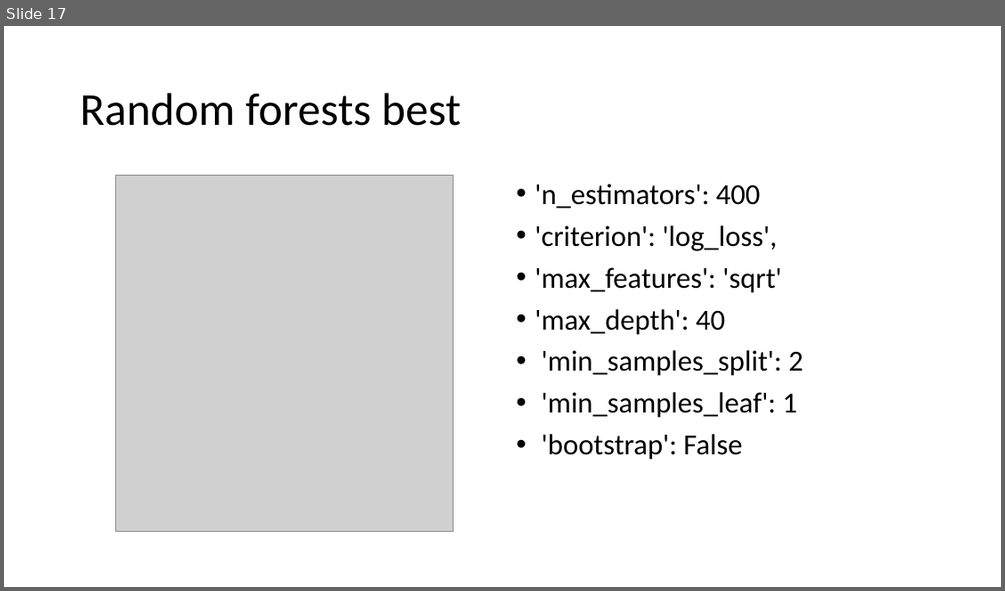
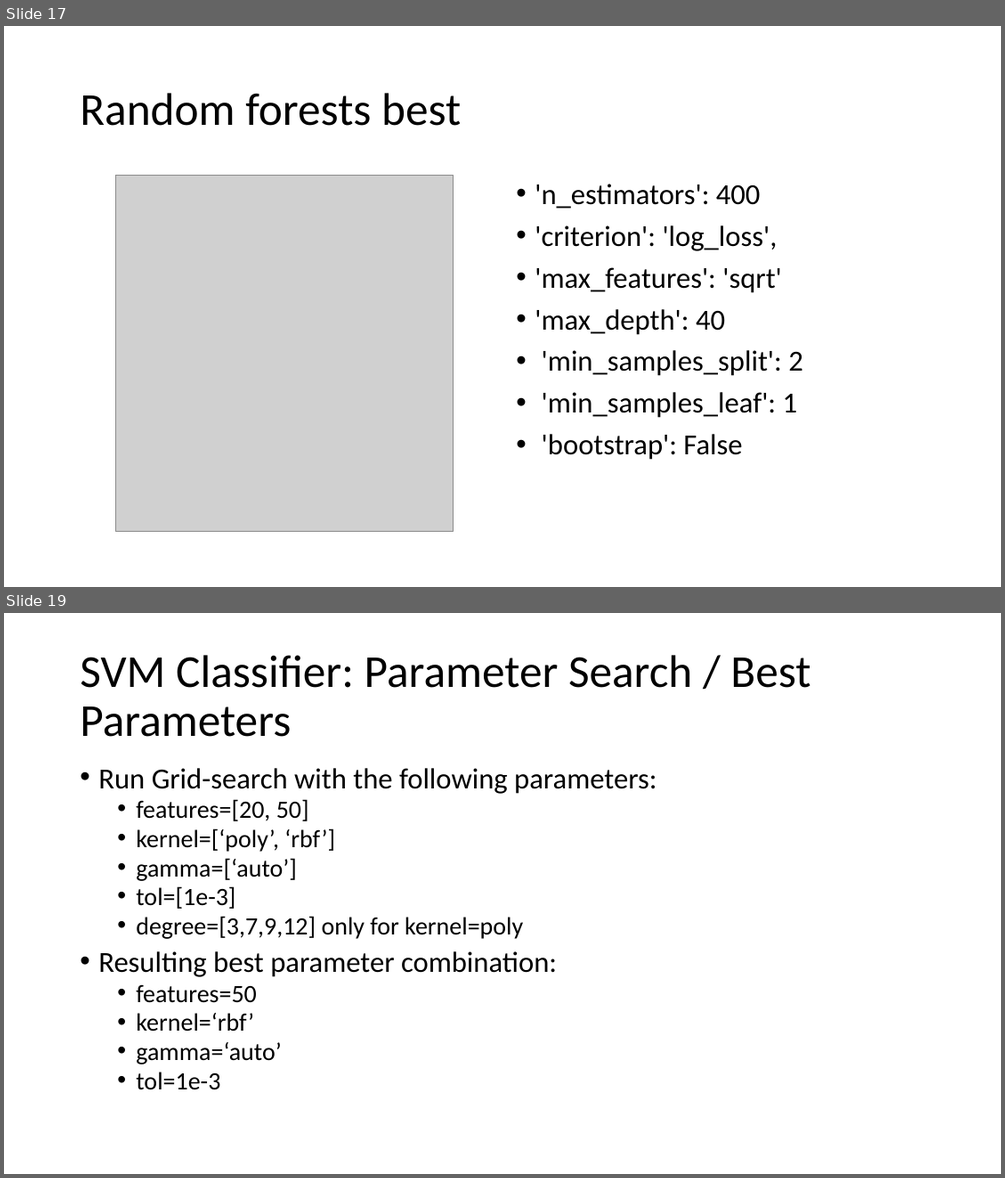
Before and after one commit to sandroassek/SS23_UE_MLPC, a slide deck: Task_3_1.pptx. Shown one above the other, each under a label of ours: slide 17 before the commit, slides 17 and 19 after it; the slides between them are not shown. The pictures are 1005x591 and 1005x1178 pixels, drawn with LibreOffice and Linux fonts; fonts in the diff are those of the drawing; grey boxes stand for pictures. Boxes give left, top, right and bottom in pixels: in the first picture for what was removed or moved away, otherwise in the second. Text is boxed around its words. In the diff, an @@ line names an element or a change of style, - is before the commit and + after.

```diff
--- a/Task_3_1.pptx
+++ b/Task_3_1.pptx
@@ slide 19 added at [4, 613, 1001, 1174], background #FFFFFF @@
@@ title added at [80, 655, 810, 737], 44 pt, text #000000 @@
+SVM Classifier: Parameter Search / Best Parameters
@@ text added at [98, 768, 656, 1090], 24 pt, text #000000 @@
+• Run Grid-search with the following parameters:
+  • features=[20, 50]
+  • kernel=[‘poly’, ‘rbf’]
+  • gamma=[‘auto’]
+  • tol=[1e-3]
+  • degree=[3,7,9,12] only for kernel=poly
+• Resulting best parameter combination:
+  • features=50
+  • kernel=‘rbf’
+  • gamma=‘auto’
+  • tol=1e-3
```
Also in this commit, not shown: 1 slide changed, 1 other slide added.
